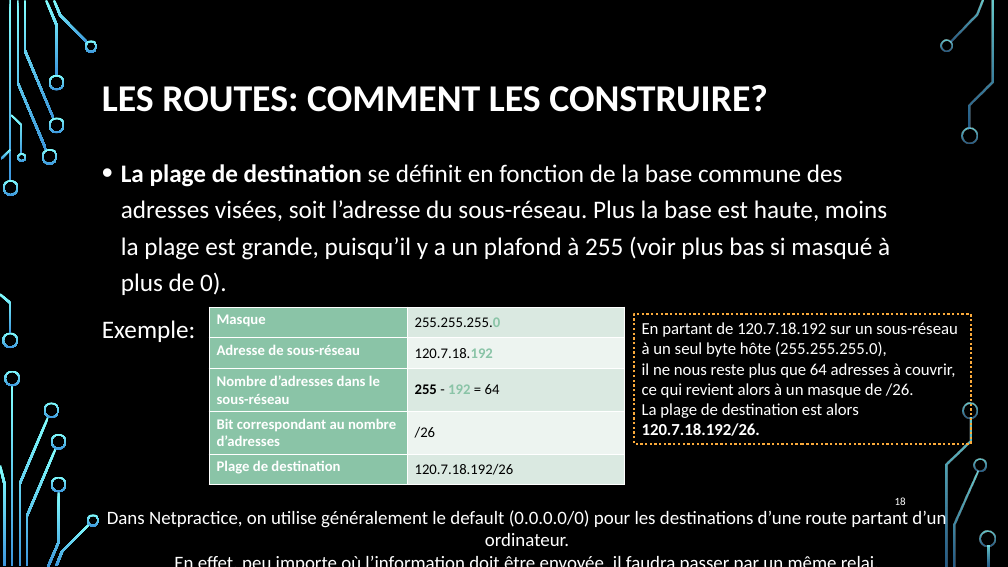
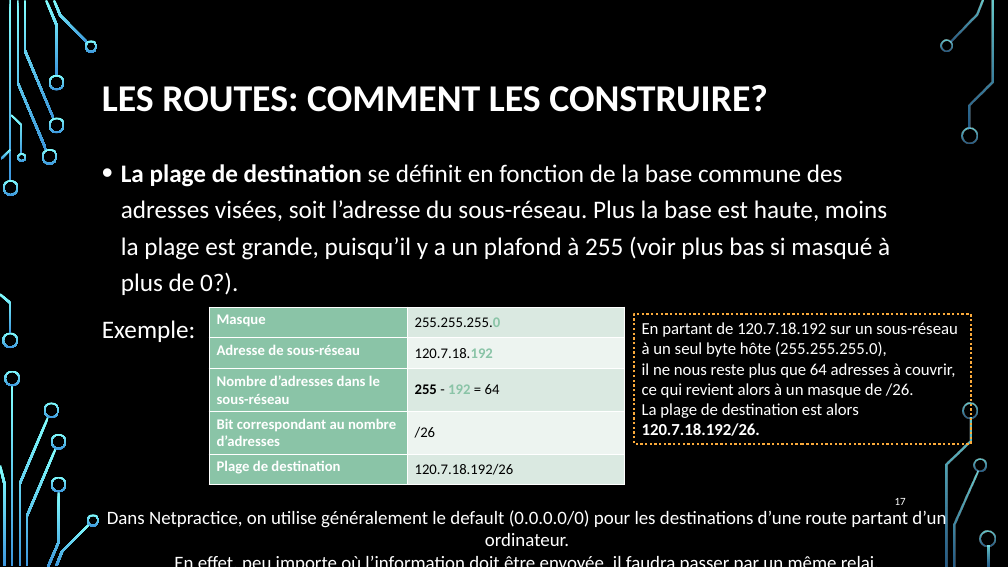
Before and after one commit to Jayleeva/42netpractice, a slide deck: slide 17 of Adressage ip.pptx (slide 18 before the commit). Drawn at 1008x567 pixels with LibreOffice and Linux fonts; fonts in the diff are those of the drawing; background and template pictures are left out. Boxes give left, top, right and bottom in pixels: in the first picture for what was removed or moved away, otherwise in the second. Text is boxed around its words. In the diff, an @@ line names an element or a change of style, - is before the commit and + after.

Commit message:
modified powerpoint

```diff
--- a/Adressage ip.pptx
+++ b/Adressage ip.pptx
@@ text at (x1=121, y1=164, x2=890, y2=295): text changed @@
-• La plage de destination se définit en fonction de la base commune des adresses visées, soit l’adresse du sous-réseau. Plus la base est haute, moins la plage est grande, puisqu’il y a un plafond à 255 (voir plus bas si masqué à plus de 0).
+• La plage de destination se définit en fonction de la base commune des adresses visées, soit l’adresse du sous-réseau. Plus la base est haute, moins la plage est grande, puisqu’il y a un plafond à 255 (voir plus bas si masqué à plus de 0?).
@@ page number at (x1=895, y1=498, x2=906, y2=505): text changed @@
-18
+17
```
Also in this commit, not shown: 3 other slides changed, 1 slide added.
